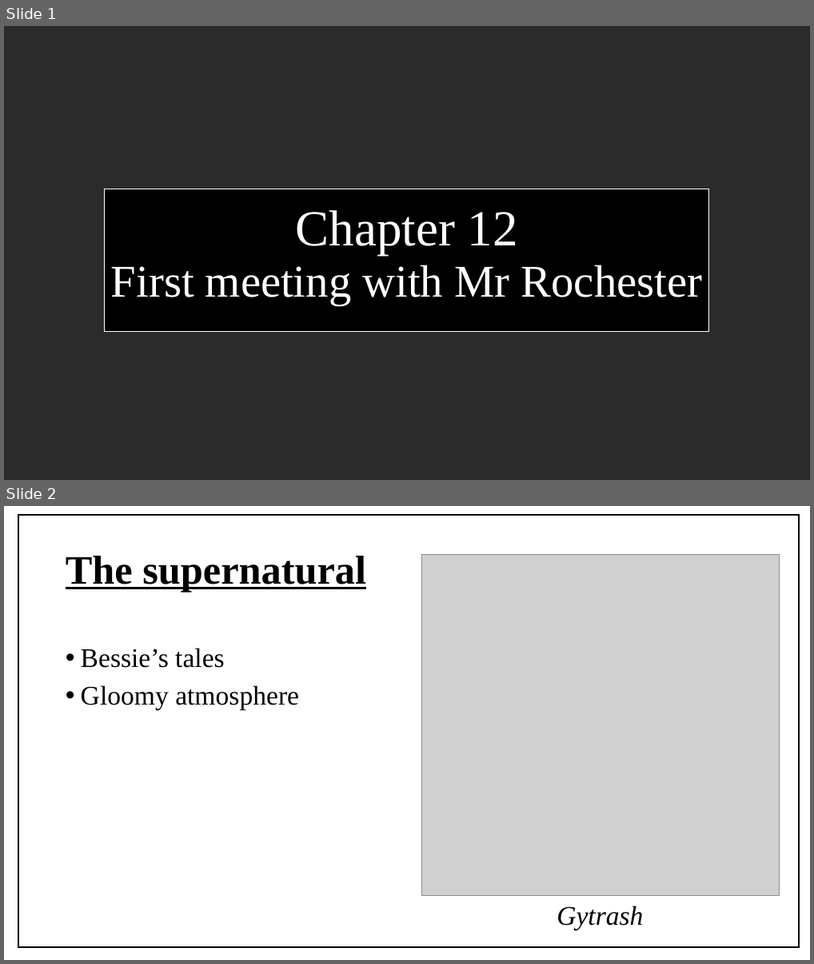
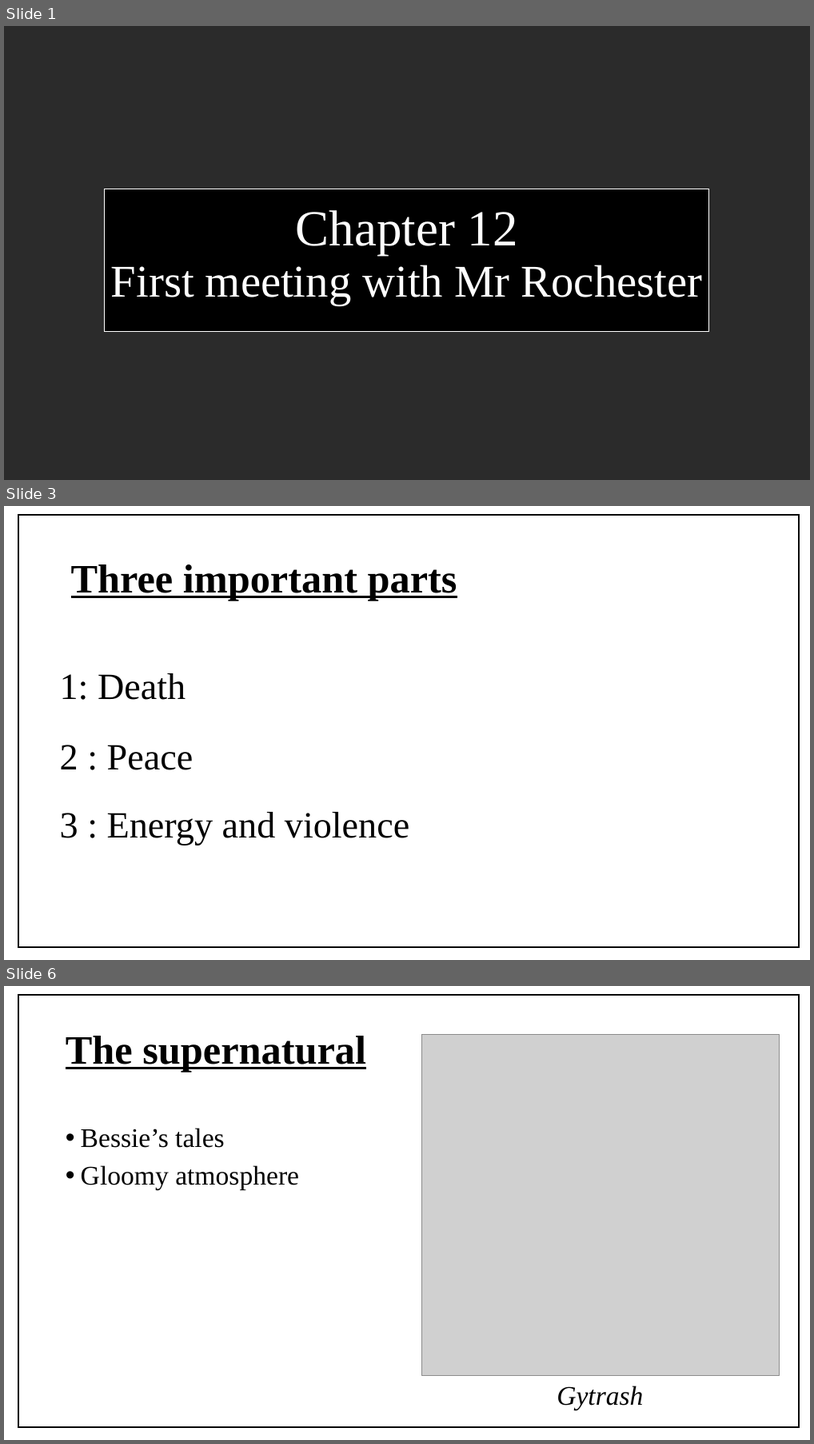
Before and after one commit to KerNioZz/LLCE, a slide deck: Chapter 12 - First meeting with Mr Rochester.pptx. Shown one above the other, each under a label of ours: slides 1 and 2 before the commit, slides 1, 3 and 6 after it; the slides between them are not shown. The pictures are 814x964 and 814x1444 pixels, drawn with LibreOffice and Linux fonts; fonts in the diff are those of the drawing; grey boxes stand for pictures; background and template pictures are left out; a plain dark background stands for a picture behind light text. Boxes give left, top, right and bottom in pixels: in the first picture for what was removed or moved away, otherwise in the second. Text is boxed around its words. In the diff, an @@ line names an element or a change of style, - is before the commit and + after.

```diff
--- a/Chapter 12 - First meeting with Mr Rochester.pptx
+++ b/Chapter 12 - First meeting with Mr Rochester.pptx
@@ slide 3 added at (x1=4, y1=506, x2=810, y2=960), background picture (left out) @@
@@ rectangle added at (x1=18, y1=515, x2=799, y2=948), outline #000000 1.5 pt @@
@@ text added at (x1=71, y1=564, x2=458, y2=600), 48 pt, text #000000, bold, underline @@
+Three important parts
@@ text added at (x1=60, y1=673, x2=186, y2=700), 44 pt, text #000000 @@
+1: Death
@@ text added at (x1=60, y1=744, x2=194, y2=770), 44 pt, text #000000 @@
+2 : Peace
@@ text added at (x1=60, y1=812, x2=410, y2=844), 44 pt, text #000000 @@
+3 : Energy and violence
@@ what was slide 2 is now slide 6 @@
```
Also in this commit, not shown: 3 other slides added.
